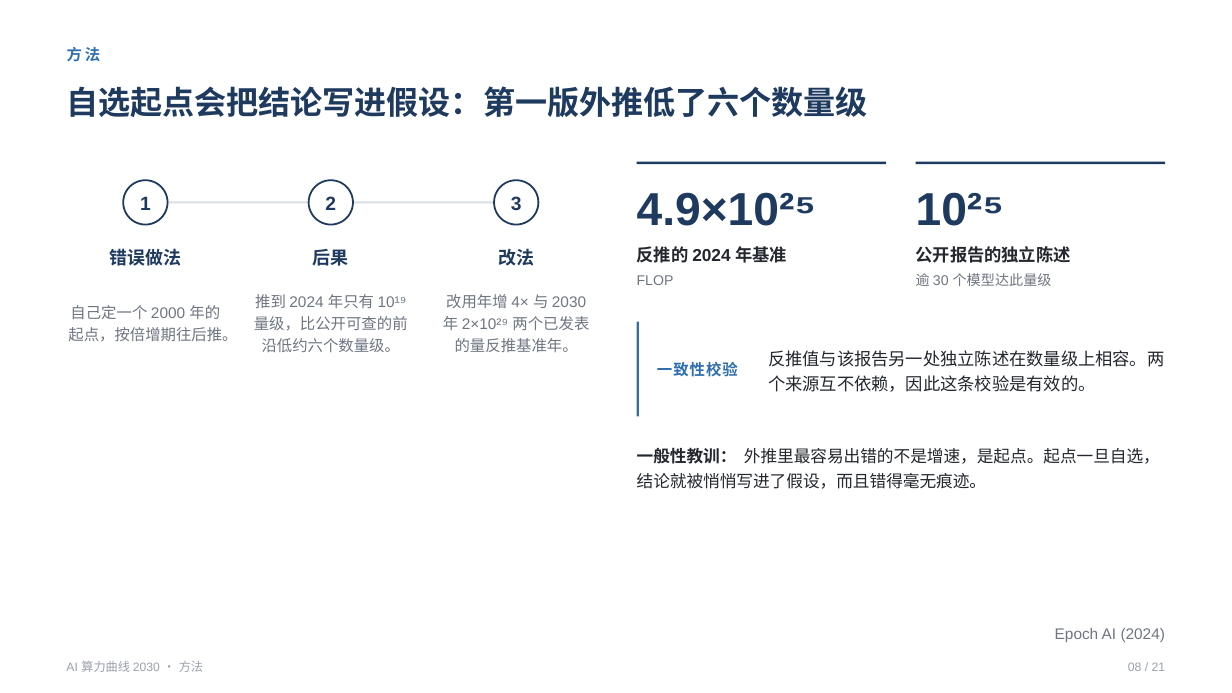
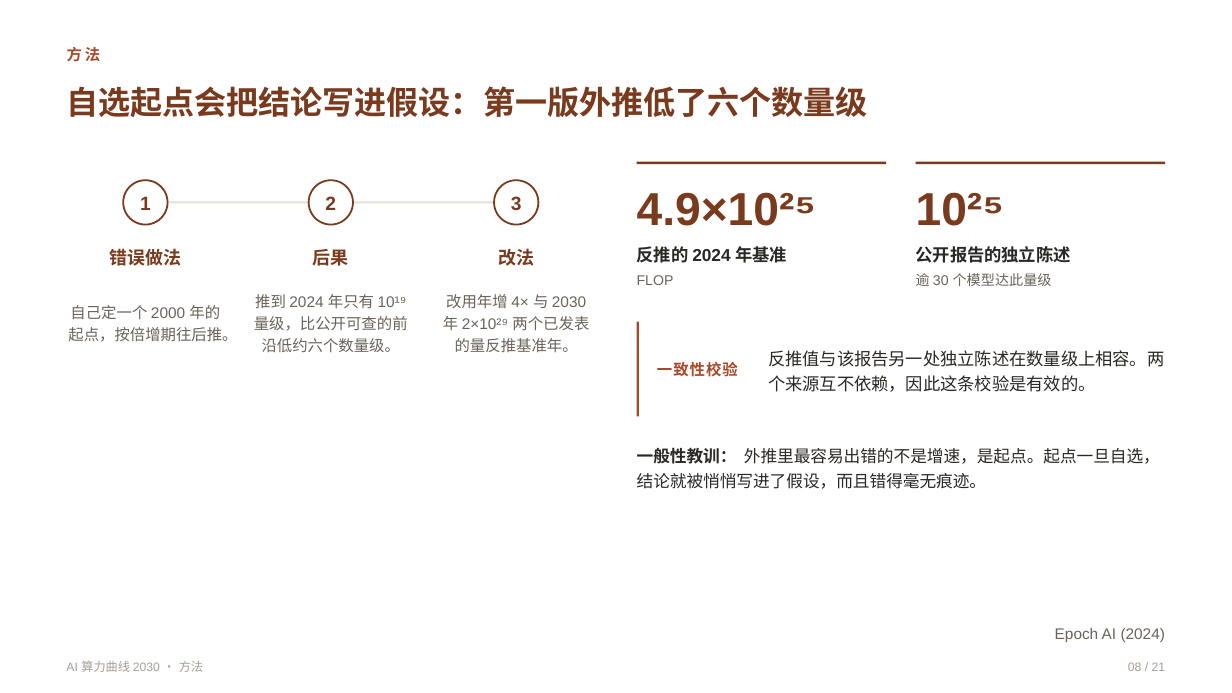
Before and after one commit to qingguang0309/academic-skills, a slide deck: slide 8 of examples/ai-2030-slides/ai2030_talk.pptx. Drawn at 1232x693 pixels with LibreOffice and Linux fonts; fonts in the diff are those of the drawing. Boxes give left, top, right and bottom in pixels: in the first picture for what was removed or moved away, otherwise in the second. Text is boxed around its words. In the diff, an @@ line names an element or a change of style, - is before the commit and + after.

```diff
--- a/examples/ai-2030-slides/ai2030_talk.pptx
+++ b/examples/ai-2030-slides/ai2030_talk.pptx
@@ text "方法" at (x1=67, y1=47, x2=101, y2=62): text colour #2F6FAE to #A8492A @@
@@ rectangle at (x1=637, y1=162, x2=886, y2=165): fill #1F3A5F to #7A3A1D @@
@@ text colour #1F3A5F to #7A3A1D in 9 elements at (x1=67, y1=86, x2=868, y2=117), (x1=140, y1=196, x2=151, y2=210), (x1=109, y1=248, x2=181, y2=266), (x1=325, y1=196, x2=336, y2=210), (x1=313, y1=249, x2=349, y2=266), (x1=511, y1=196, x2=522, y2=210), (x1=498, y1=248, x2=534, y2=266), (x1=637, y1=192, x2=817, y2=226), (x1=916, y1=192, x2=1004, y2=226) @@
@@ rectangle at (x1=916, y1=162, x2=1165, y2=165): fill #1F3A5F to #7A3A1D @@
@@ rectangle at (x1=145, y1=201, x2=516, y2=203): fill #D9DEE6 to #E4E0D3 @@
@@ outline #1F3A5F 1.4 pt to #7A3A1D 1.4 pt in 3 elements at (x1=123, y1=180, x2=167, y2=225), (x1=309, y1=180, x2=353, y2=225), (x1=494, y1=180, x2=539, y2=225) @@
@@ text colour #6E7681 to #6B635A in 6 elements at (x1=1055, y1=628, x2=1165, y2=642), (x1=68, y1=305, x2=237, y2=342), (x1=254, y1=294, x2=408, y2=352), (x1=443, y1=294, x2=589, y2=352), (x1=637, y1=275, x2=674, y2=285), (x1=916, y1=273, x2=1052, y2=286) @@
@@ rectangle at (x1=637, y1=322, x2=640, y2=416): fill #2F6FAE to #A8492A @@
@@ text "一致性校验" at (x1=657, y1=362, x2=738, y2=377): text colour #2F6FAE to #A8492A @@
@@ text "AI 算力曲线 2030 · 方法" at (x1=66, y1=661, x2=203, y2=672): text colour #9AA1AB to #A79E93 @@
@@ text "08 / 21" at (x1=1128, y1=662, x2=1166, y2=671): text colour #9AA1AB to #A79E93 @@
```
Also in this commit, not shown: 20 other slides changed, 18 other files.
